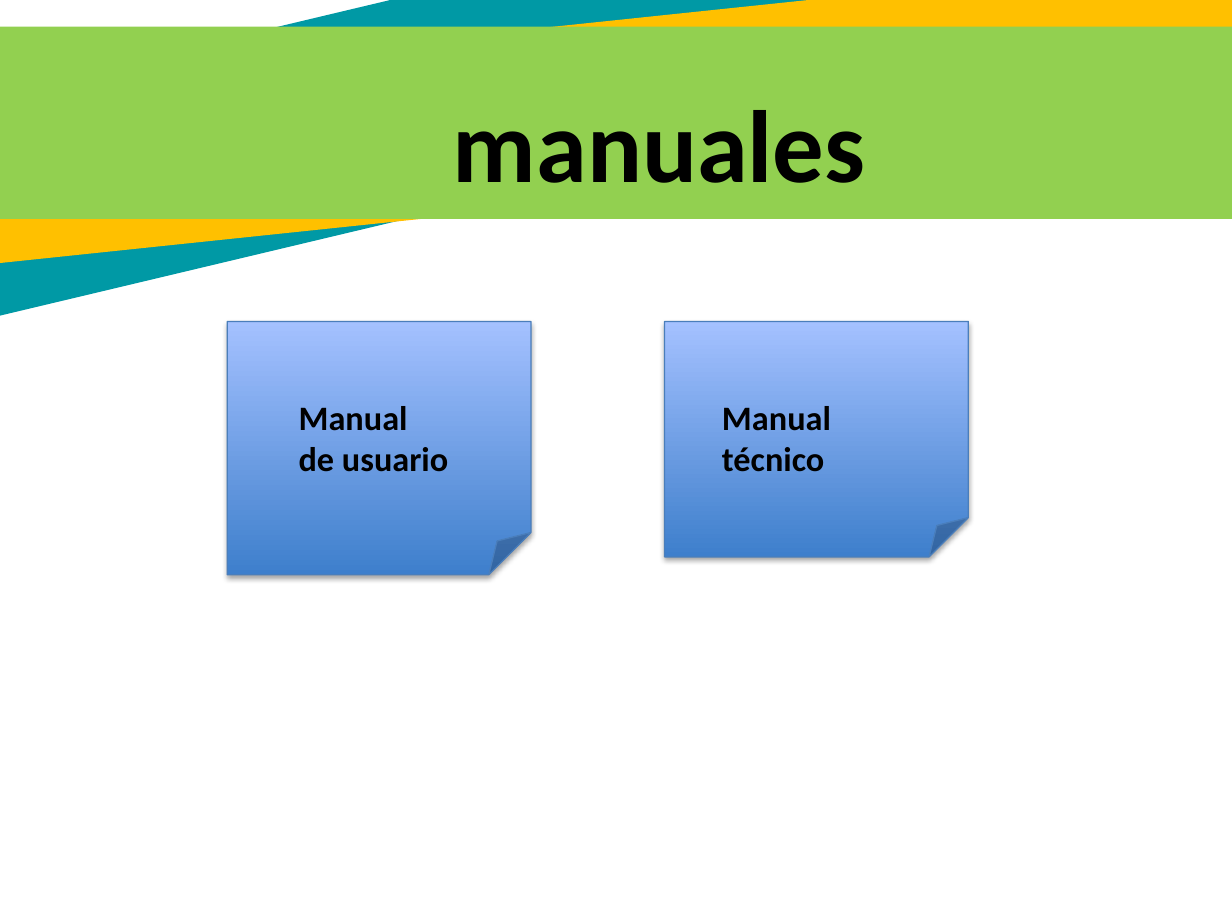
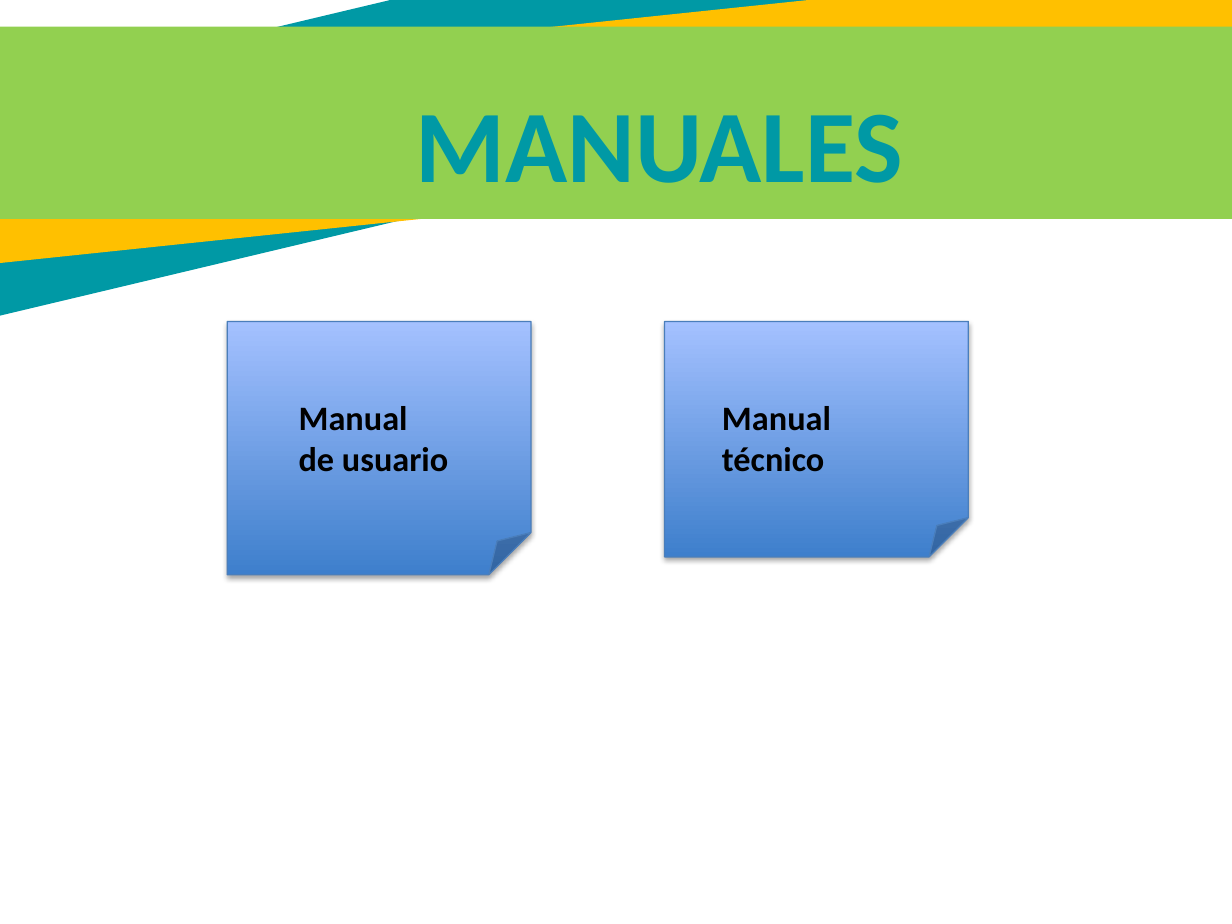
Before and after one commit to juannicolasvargas/SANF-solutions-helps, a slide deck: slide 63 of Sexto Trimestre/PresentacionV6 terminar- 1012.pptx (slide 44 before the commit). Drawn at 1232x924 pixels with LibreOffice and Linux fonts; fonts in the diff are those of the drawing. Boxes give left, top, right and bottom in pixels: in the first picture for what was removed or moved away, otherwise in the second. Text is boxed around its words. In the diff, an @@ line names an element or a change of style, - is before the commit and + after.

```diff
--- a/Sexto Trimestre/PresentacionV6 terminar- 1012.pptx
+++ b/Sexto Trimestre/PresentacionV6 terminar- 1012.pptx
@@ text at (416, 114, 903, 183): text changed; text colour #000000 to #0099A5 @@
-manuales
+MANUALES
```
Also in this commit, not shown: 22 other slides changed, 37 slides added, 13 slides removed.
